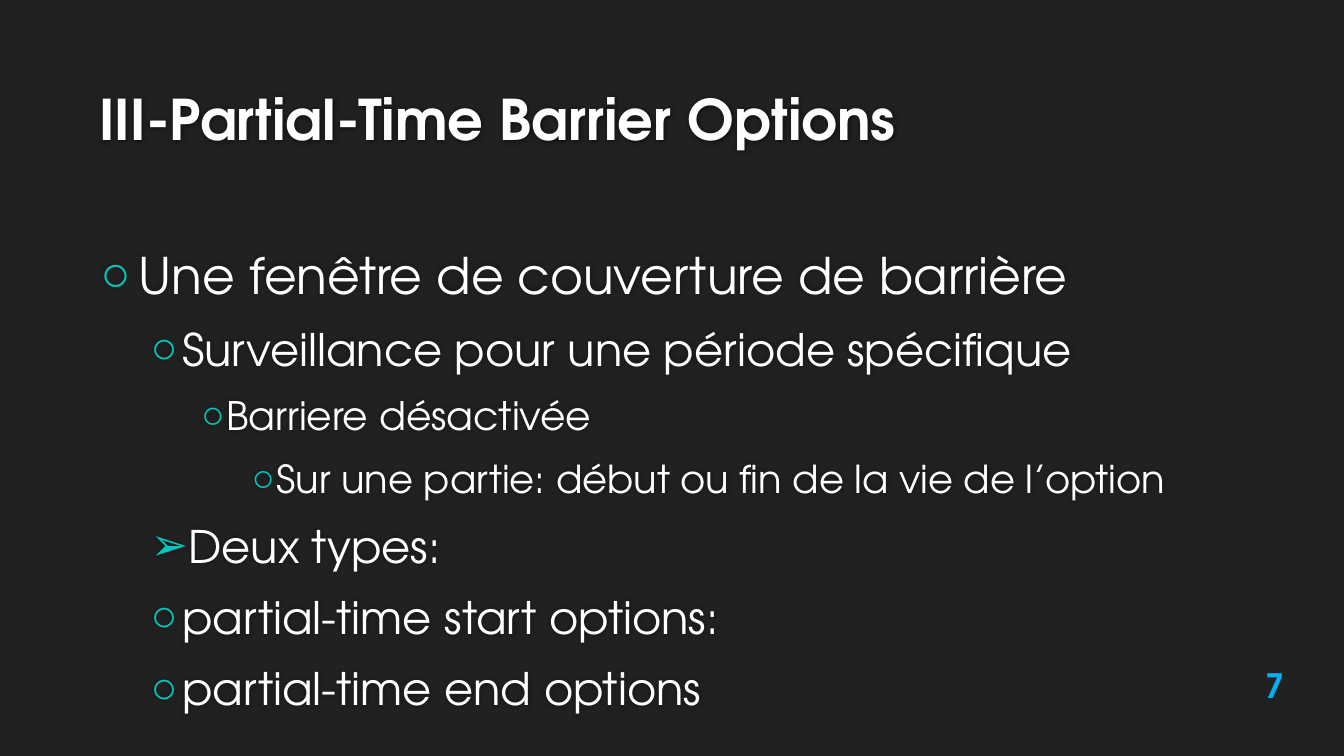
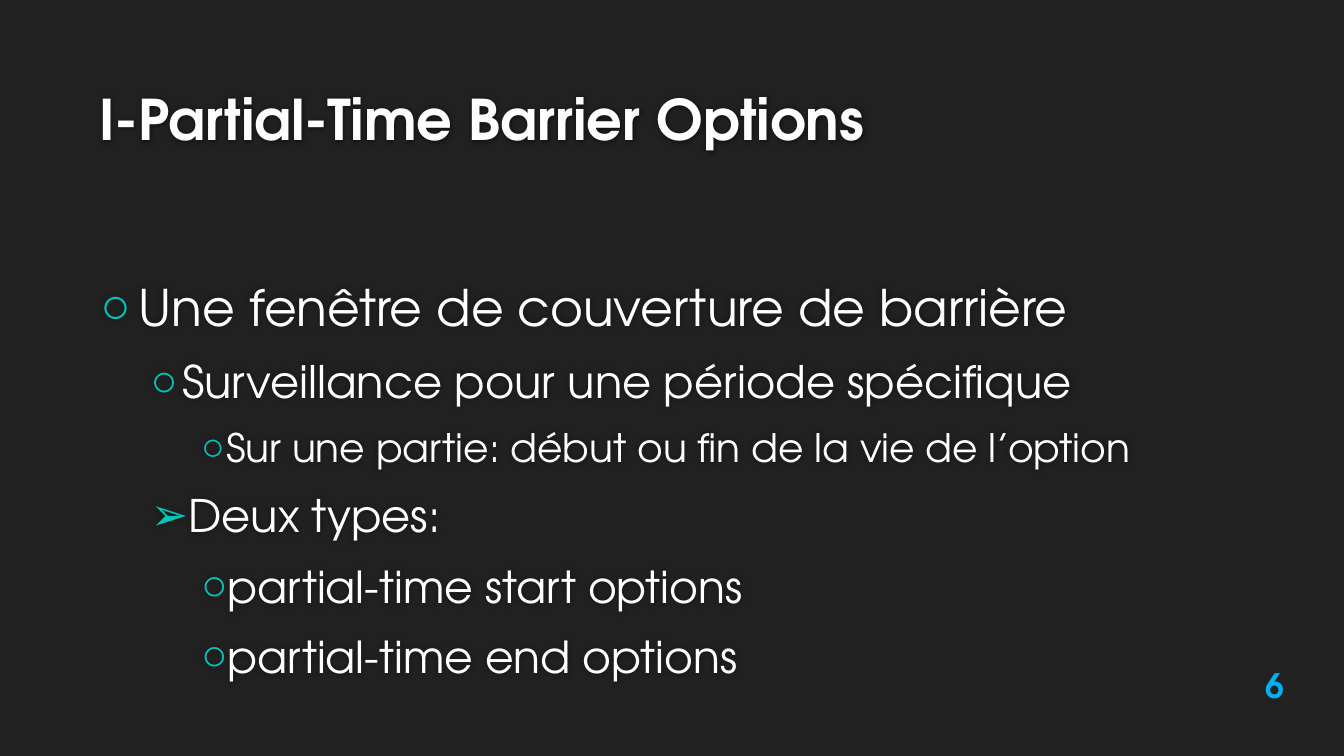
Before and after one commit to Ayadi07/Quantlib, a slide deck: slide 6 of report and presentation/QuantLib1.3 16-01-2014-modified version.pptx (slide 7 before the commit). Drawn at 1344x756 pixels with LibreOffice and Linux fonts; fonts in the diff are those of the drawing; background and template pictures are left out. Boxes give left, top, right and bottom in pixels: in the first picture for what was removed or moved away, otherwise in the second. Text is boxed around its words. In the diff, an @@ line names an element or a change of style, - is before the commit and + after.

```diff
--- a/report and presentation/QuantLib1.3 16-01-2014-modified version.pptx
+++ b/report and presentation/QuantLib1.3 16-01-2014-modified version.pptx
@@ title at box(99, 97, 864, 151): text changed @@
-III-Partial-Time Barrier Options
+I-Partial-Time Barrier Options
@@ text at box(226, 400, 591, 431): paragraph removed @@
-    ○ Barriere désactivée
@@ text at box(226, 432, 1130, 682): size 27.5 to 28 pt in "Sur une partie: début ou fin de ..."; size 32 to 31.5 pt in "partial-time end options"; list level 4 to 3 in "Sur une partie: début ou ..."; list level 2 to 3 in "partial-time end options" @@
@@ text at box(228, 570, 742, 612): text changed; size 32 to 31.5 pt @@
-  ○ partial-time start options:
+    ○ partial-time start options
@@ page number at box(1265, 673, 1284, 699): text changed @@
-7
+6
```
Also in this commit, not shown: 22 other slides changed, 1 slide removed, 1 other file.
